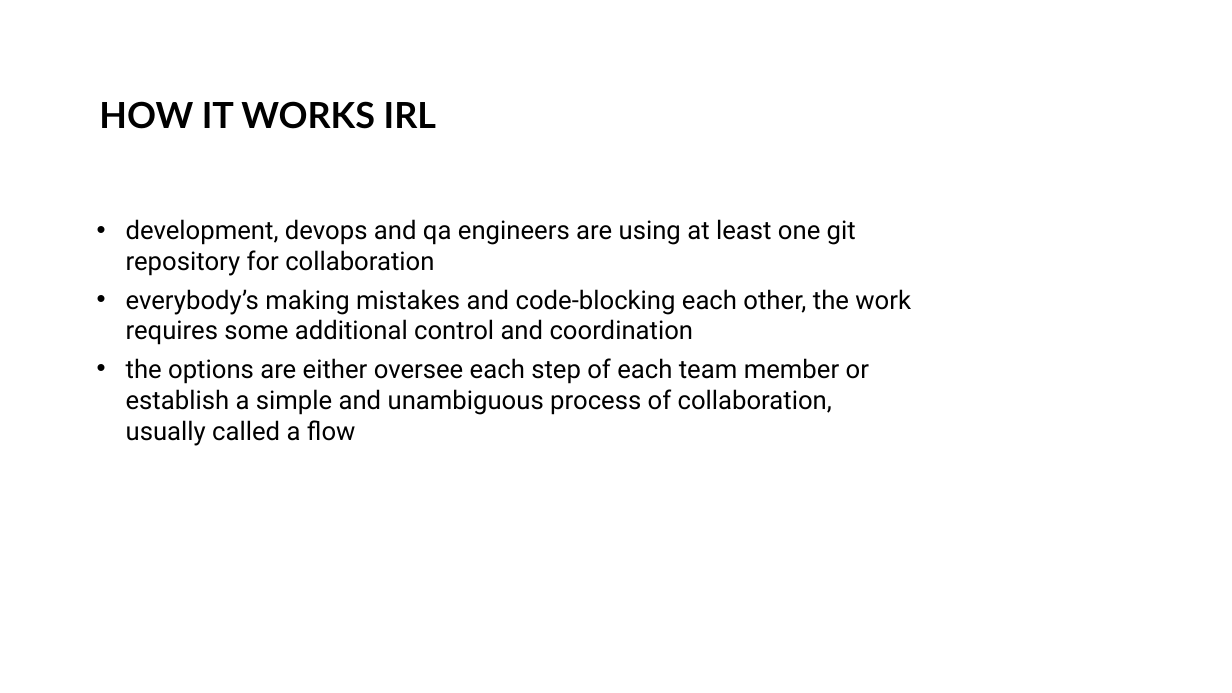
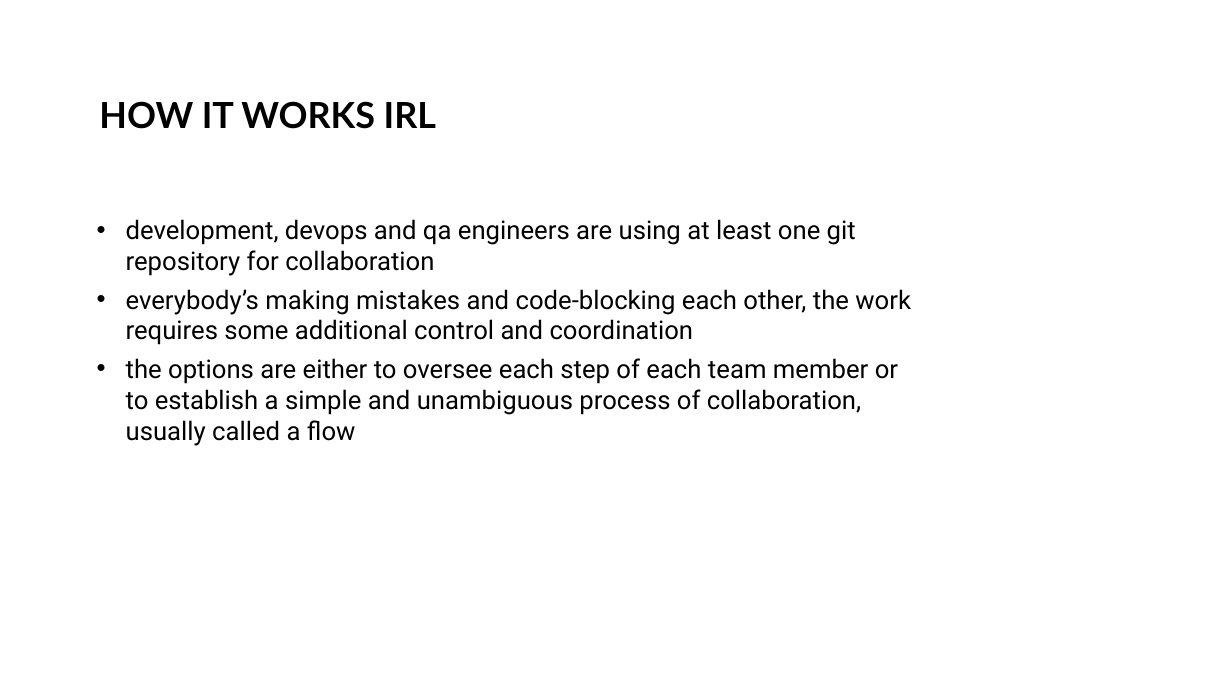
Before and after one commit to MikitaTsiarentsyeu/python, a slide deck: slide 2 of materials/Lesson 2 (github flow, data types)/Lesson 2 - GitHub flow.pptx. Drawn at 1232x693 pixels with LibreOffice and Linux fonts; fonts in the diff are those of the drawing; background and template pictures are left out. Boxes give left, top, right and bottom in pixels: in the first picture for what was removed or moved away, otherwise in the second. Text is boxed around its words. In the diff, an @@ line names an element or a change of style, - is before the commit and + after.

```diff
--- a/materials/Lesson 2 (github flow, data types)/Lesson 2 - GitHub flow.pptx
+++ b/materials/Lesson 2 (github flow, data types)/Lesson 2 - GitHub flow.pptx
@@ text at bbox=[126, 358, 898, 446]: text changed @@
-• the options are either oversee each step of each team member or establish a simple and unambiguous process of collaboration, usually called a flow
+• the options are either to oversee each step of each team member or to establish a simple and unambiguous process of collaboration, usually called a flow
```
Also in this commit, not shown: 1 other slide changed, 6 other files.
